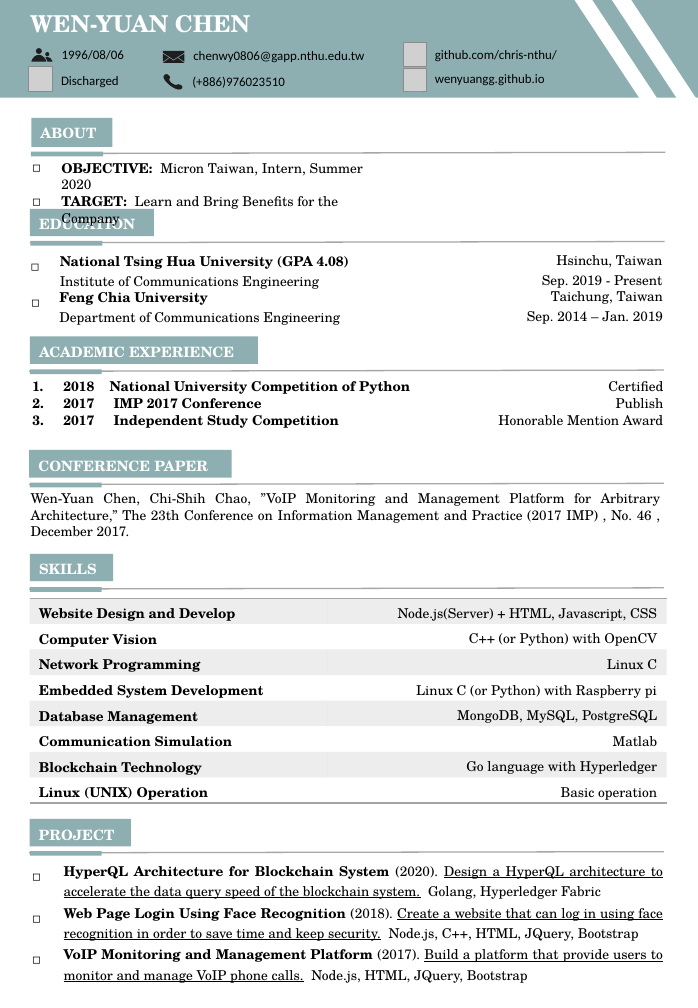
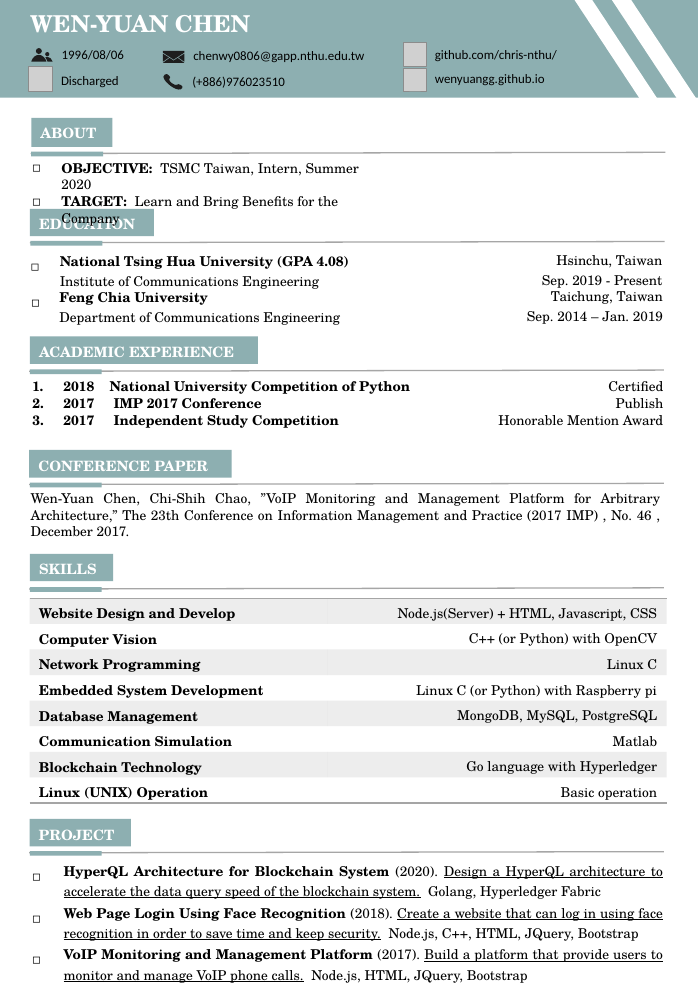
Before and after one commit to chris-nthu/nodejs-pwa, a slide deck: slide 1 of File/Resume_v3(ENG).pptx. Drawn at 698x1008 pixels with LibreOffice and Linux fonts; fonts in the diff are those of the drawing; grey boxes stand for pictures. Boxes give left, top, right and bottom in pixels: in the first picture for what was removed or moved away, otherwise in the second. Text is boxed around its words. In the diff, an @@ line names an element or a change of style, - is before the commit and + after.

```diff
--- a/File/Resume_v3(ENG).pptx
+++ b/File/Resume_v3(ENG).pptx
@@ text at box(61, 163, 359, 189): text changed @@
-◻ OBJECTIVE: Micron Taiwan, Intern, Summer 2020
+◻ OBJECTIVE: TSMC Taiwan, Intern, Summer 2020
```
Also in this commit, not shown: 5 other files.
